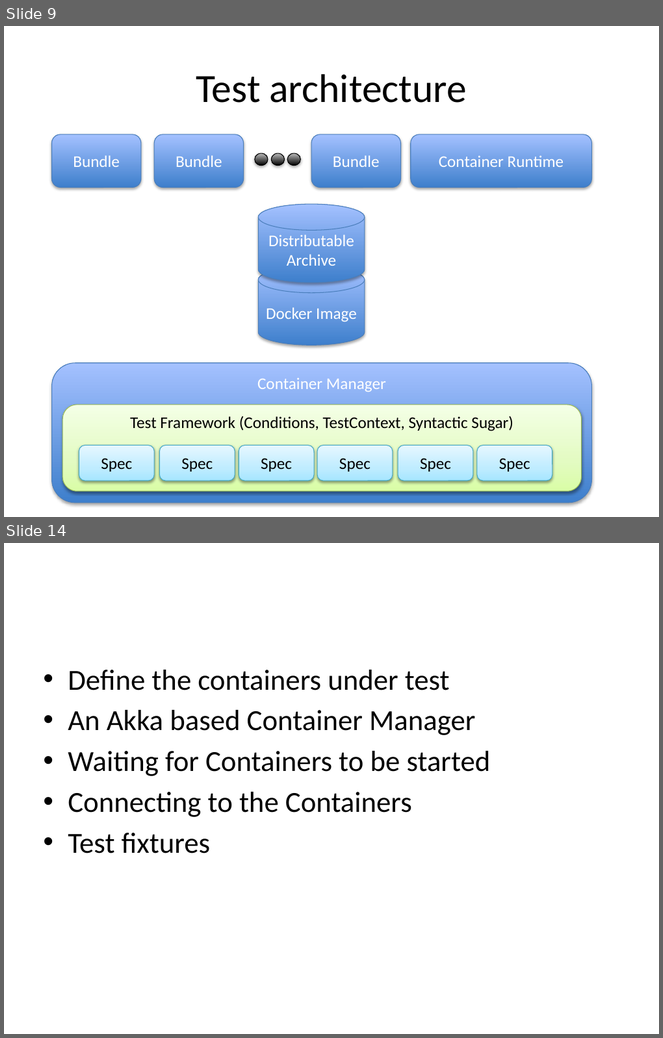
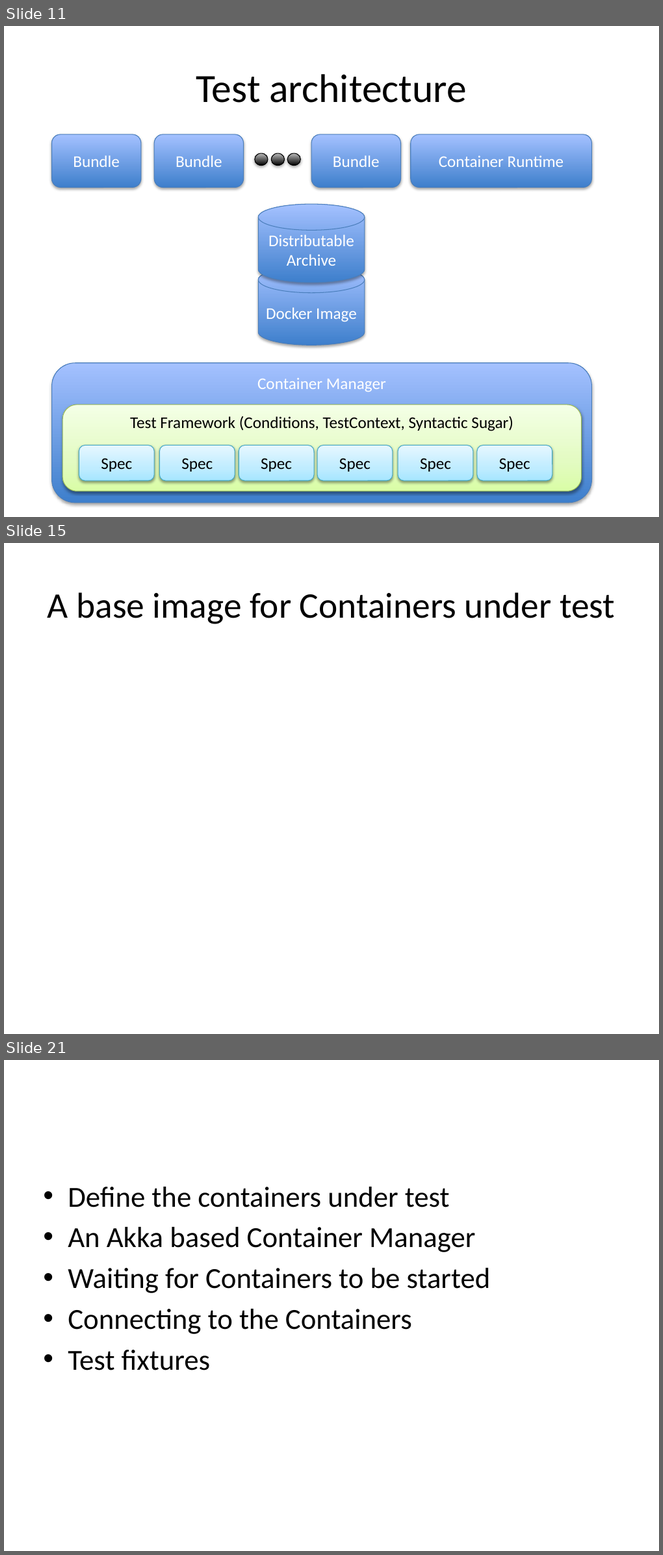
Before and after one commit to woq-blended/woq.github.io, a slide deck: media/IntegrationTesting.pptx. Shown one above the other, each under a label of ours: slides 9 and 14 before the commit, slides 11, 15 and 21 after it; the slides between them are not shown. The pictures are 663x1038 and 663x1555 pixels, drawn with LibreOffice and Linux fonts; fonts in the diff are those of the drawing. Boxes give left, top, right and bottom in pixels: in the first picture for what was removed or moved away, otherwise in the second. Text is boxed around its words. In the diff, an @@ line names an element or a change of style, - is before the commit and + after.

```diff
--- a/media/IntegrationTesting.pptx
+++ b/media/IntegrationTesting.pptx
@@ slide 15 added at [4, 543, 659, 1034], background #FFFFFF @@
@@ title added at [48, 592, 615, 624], 39.6 pt, text #000000 @@
+A base image for Containers under test
@@ what was slide 9 is now slide 11 @@
@@ what was slide 14 is now slide 21 @@
```
Also in this commit, not shown: 14 slides changed, 9 other slides added, 1 slide removed, 4 other files.
